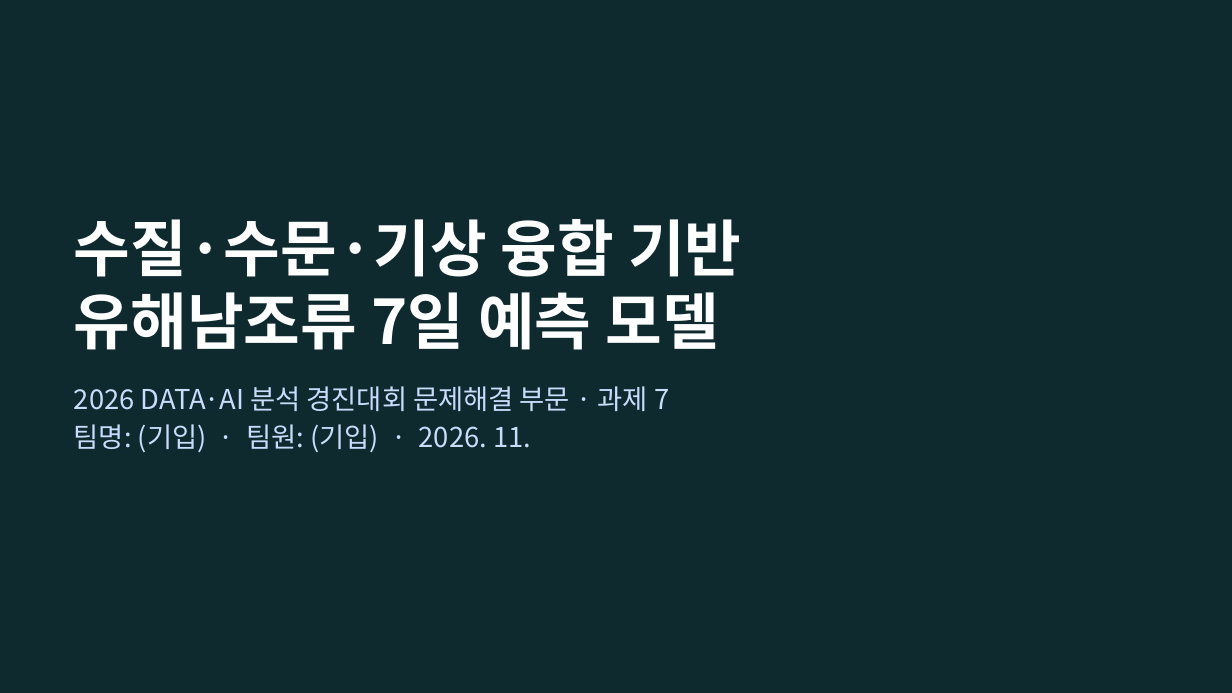
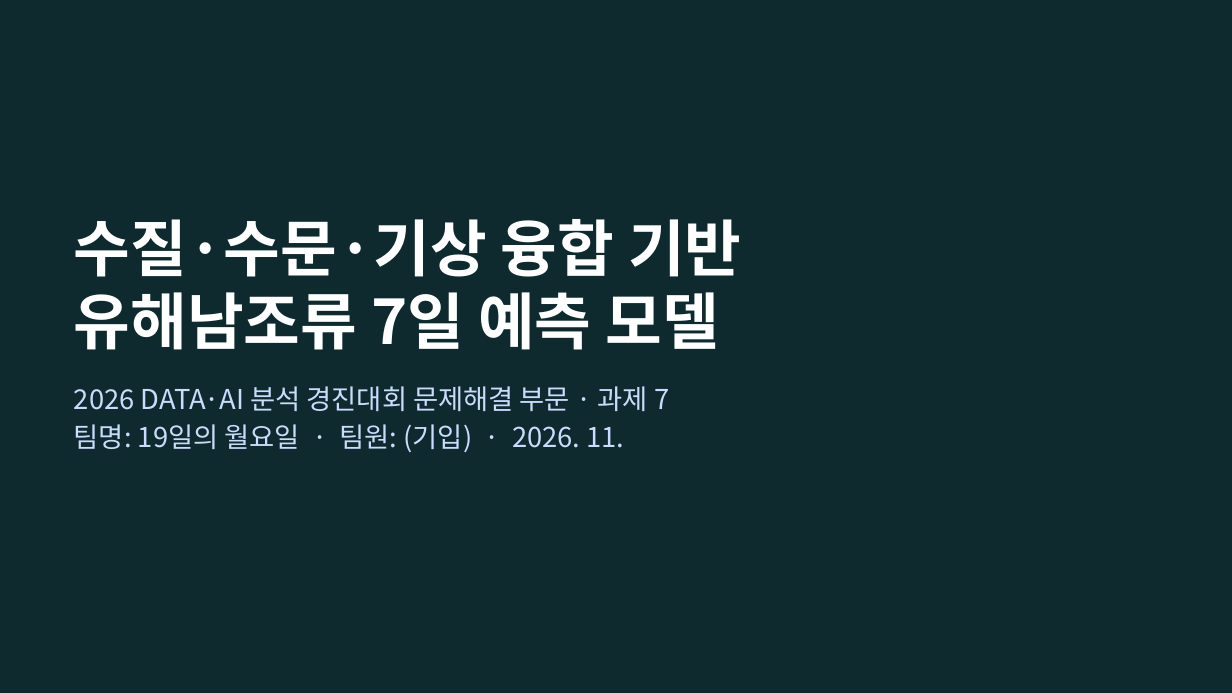
Before and after one commit to Nautika01/data.AI, a slide deck: slide 1 of reports/slides/bloom_deck.pptx. Drawn at 1232x693 pixels with LibreOffice and Linux fonts; fonts in the diff are those of the drawing. Boxes give left, top, right and bottom in pixels: in the first picture for what was removed or moved away, otherwise in the second. Text is boxed around its words. In the diff, an @@ line names an element or a change of style, - is before the commit and + after.

```diff
--- a/reports/slides/bloom_deck.pptx
+++ b/reports/slides/bloom_deck.pptx
@@ text at (74, 424, 624, 452): text changed @@
-팀명: (기입) · 팀원: (기입) · 2026. 11.
+팀명: 19일의 월요일 · 팀원: (기입) · 2026. 11.
```
Also in this commit, not shown: 3 other files.
